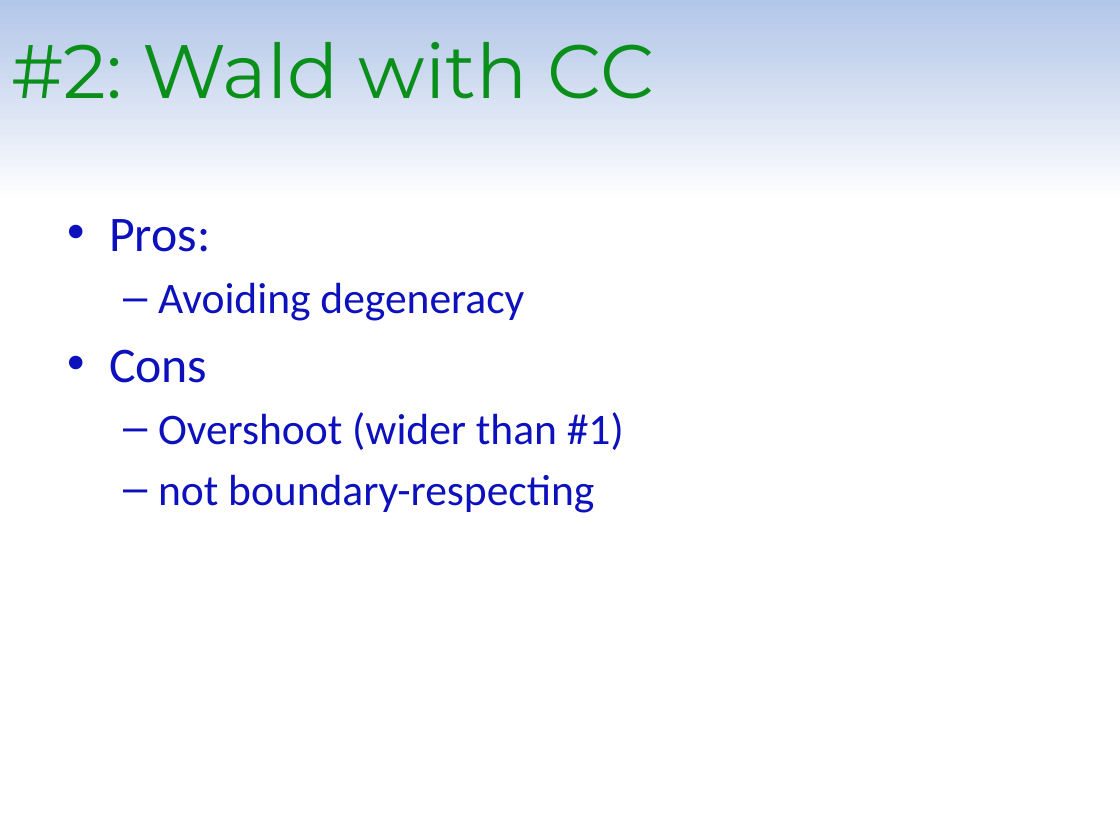
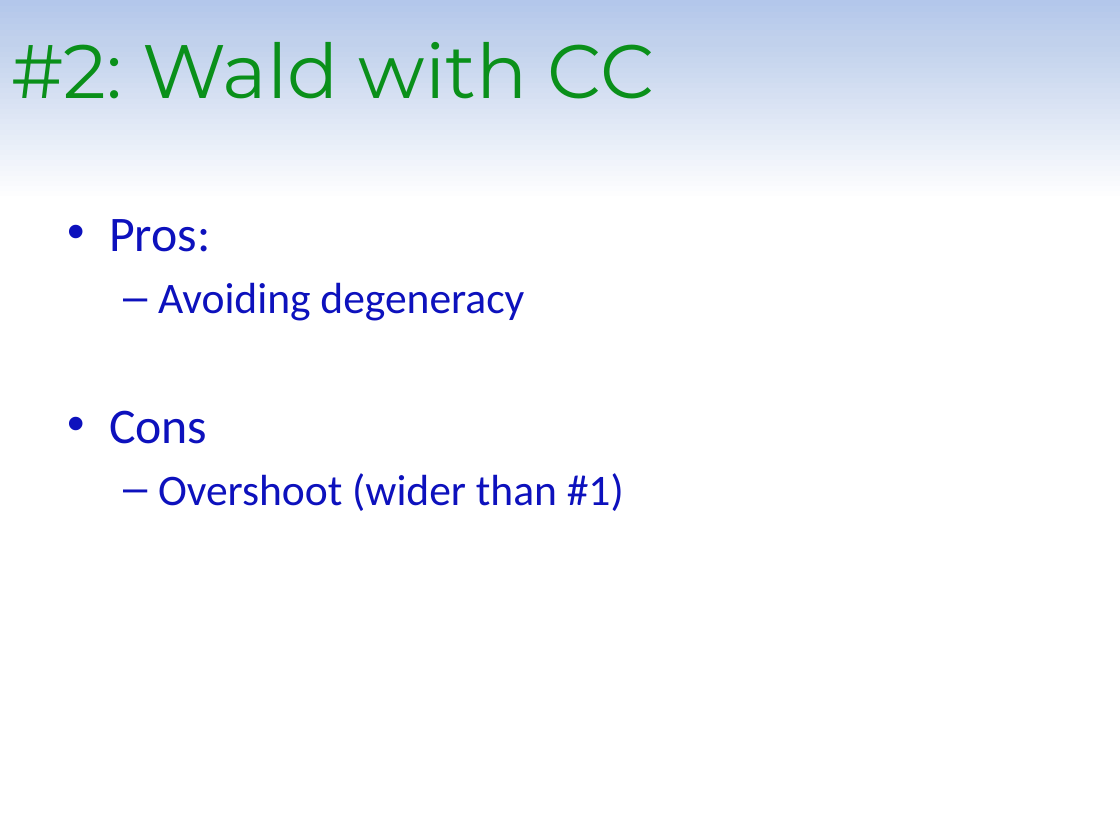
Before and after one commit to Jiangtang/SESUG, a slide deck: slide 18 of 2015/SD103.pptx (slide 19 before the commit). Drawn at 1120x840 pixels with LibreOffice and Linux fonts; fonts in the diff are those of the drawing; background and template pictures are left out. Boxes give left, top, right and bottom in pixels: in the first picture for what was removed or moved away, otherwise in the second. Text is boxed around its words. In the diff, an @@ line names an element or a change of style, - is before the commit and + after.

```diff
--- a/2015/SD103.pptx
+++ b/2015/SD103.pptx
@@ text at (x1=158, y1=474, x2=594, y2=513): paragraph removed @@
-  – not boundary-respecting
```
Also in this commit, not shown: 6 other slides changed, 1 slide added, 1 slide removed.
